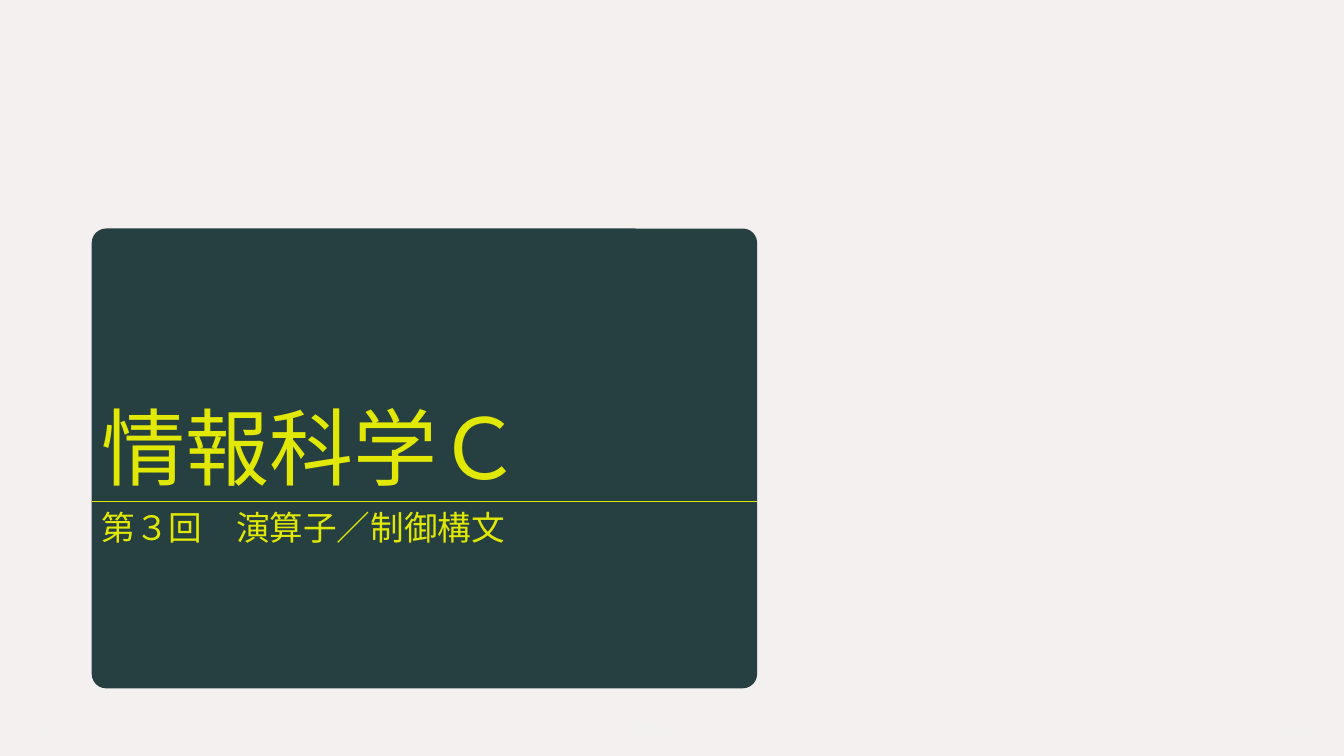
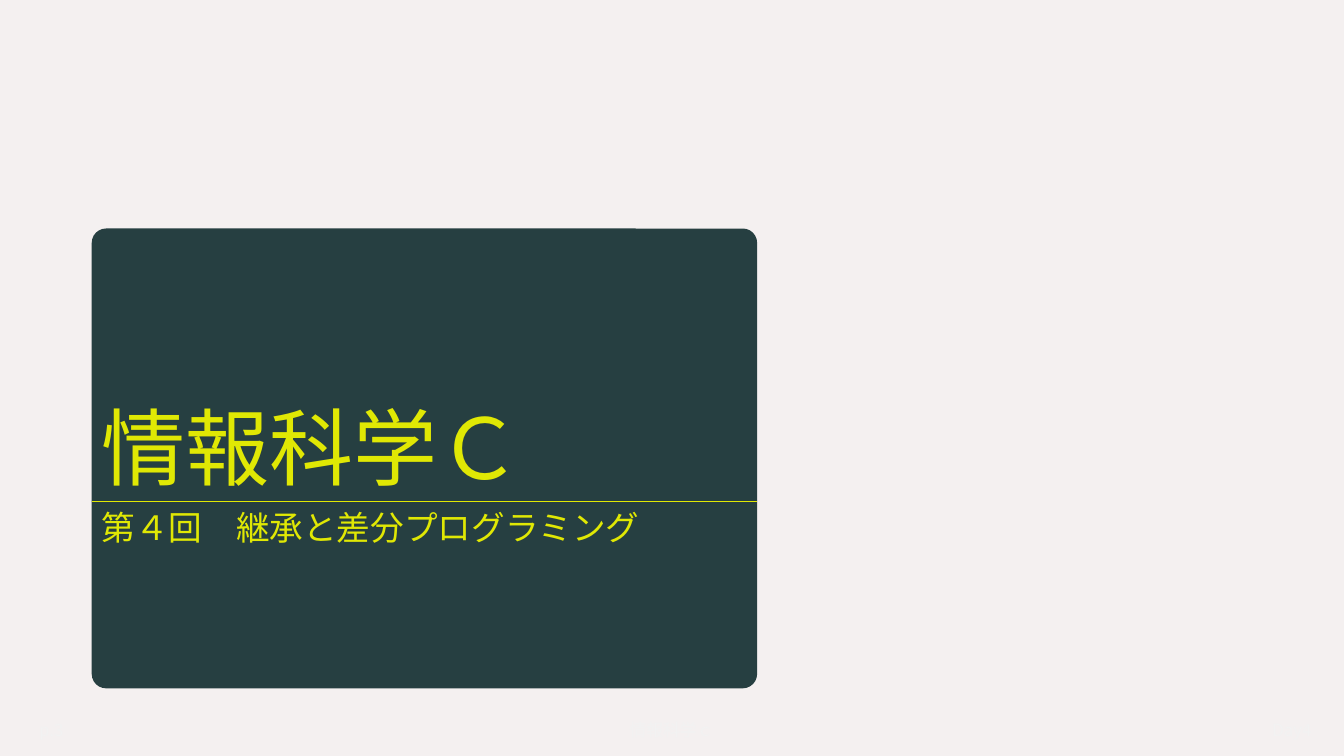
Before and after one commit to YokoyamaLab/PythonBasics, a slide deck: slide 3 of slides/computerScience_day4.pptx. Drawn at 1344x756 pixels with LibreOffice and Linux fonts; fonts in the diff are those of the drawing. Boxes give left, top, right and bottom in pixels: in the first picture for what was removed or moved away, otherwise in the second. Text is boxed around its words. In the diff, an @@ line names an element or a change of style, - is before the commit and + after.

```diff
--- a/slides/computerScience_day4.pptx
+++ b/slides/computerScience_day4.pptx
@@ text at <box>102,511,639,543</box>: text changed @@
-第３回 演算子／制御構文
+第４回 継承と差分プログラミング
```
Also in this commit, not shown: 4 other slides changed, 7 slides added, 2 other files.
